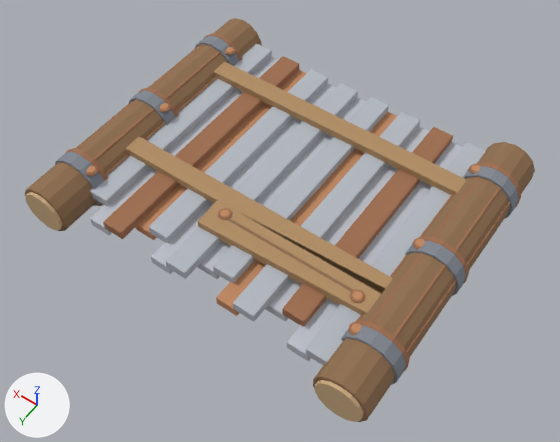
The FBX model Assets/GeneratedBaseItems/06_Scrap_Metal_Wall.fbx as it was, and as the next commit left it.
Camera for both pictures: a 50 mm lens placed at (-2.26, 4.44, 4.57), pointed at (-0.11, 1.43, -0.16). The lights are fixed; the arrows at lower left show +X, +Y and +Z. The older version comes first.

Objects in the first picture: '06_Scrap_Metal_Wall'.
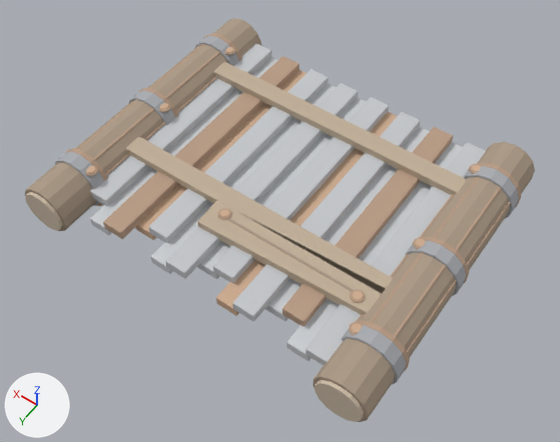
Diff of the bpy script that builds the scene:
```diff
--- a/Assets/GeneratedBaseItems/06_Scrap_Metal_Wall.fbx.py
+++ b/Assets/GeneratedBaseItems/06_Scrap_Metal_Wall.fbx.py
@@ mat_rust___deep_brown @@
 mat_rust___deep_brown = principled_material('Rust | deep brown')
-mat_rust___deep_brown.base_color = (0.35, 0.16, 0.08)  # brown #a06f50
+mat_rust___deep_brown.base_color = (0.487, 0.335, 0.237)  # beige #b99d86
 mat_rust___deep_brown.roughness = 0.96
@@ mat_rust___orange_oxide @@
 mat_rust___orange_oxide = principled_material('Rust | orange oxide')
-mat_rust___orange_oxide.base_color = (0.54, 0.25, 0.12)  # orange #c28961
+mat_rust___orange_oxide.base_color = (0.626, 0.42, 0.281)  # beige #cfad90
 mat_rust___orange_oxide.roughness = 0.96
@@ mat_wood___exposed_grain @@
 mat_wood___exposed_grain = principled_material('Wood | exposed grain')
-mat_wood___exposed_grain.base_color = (0.44, 0.27, 0.13)  # brown #b18e65
+mat_wood___exposed_grain.base_color = (0.536, 0.432, 0.319)  # beige #c1b099
 mat_wood___exposed_grain.roughness = 0.96
@@ mat_iron___dark_forged_steel @@
 mat_iron___dark_forged_steel = principled_material('Iron | dark forged steel')
-mat_iron___dark_forged_steel.base_color = (0.22, 0.24, 0.28)  # grey #818690
+mat_iron___dark_forged_steel.base_color = (0.394, 0.407, 0.432)  # grey #a8abb0
 mat_iron___dark_forged_steel.roughness = 0.96
@@ mat_wood___charred_and_stained @@
 mat_wood___charred_and_stained = principled_material('Wood | charred and stained')
-mat_wood___charred_and_stained.base_color = (0.28, 0.16, 0.08)  # brown #906f50
+mat_wood___charred_and_stained.base_color = (0.407, 0.319, 0.237)  # beige #ab9986
 mat_wood___charred_and_stained.roughness = 0.96
```

Changed parts and their boxes (x1, y1, x2, y2) in the pictures (560 x 442 px):
'06_Scrap_Metal_Wall', recoloured: (25, 18, 535, 422) in both
